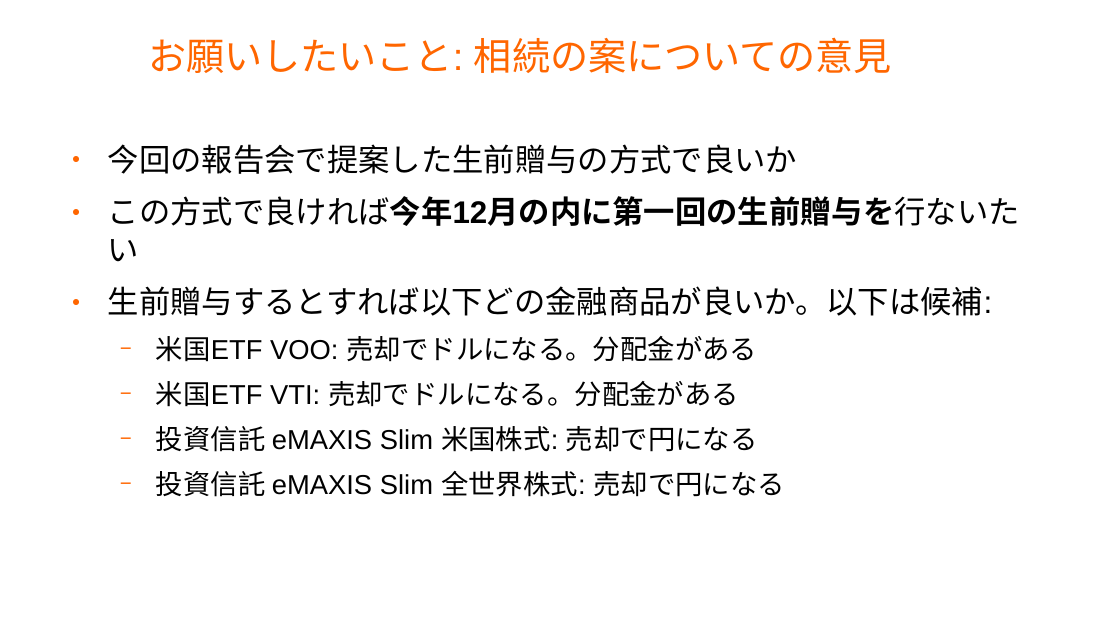
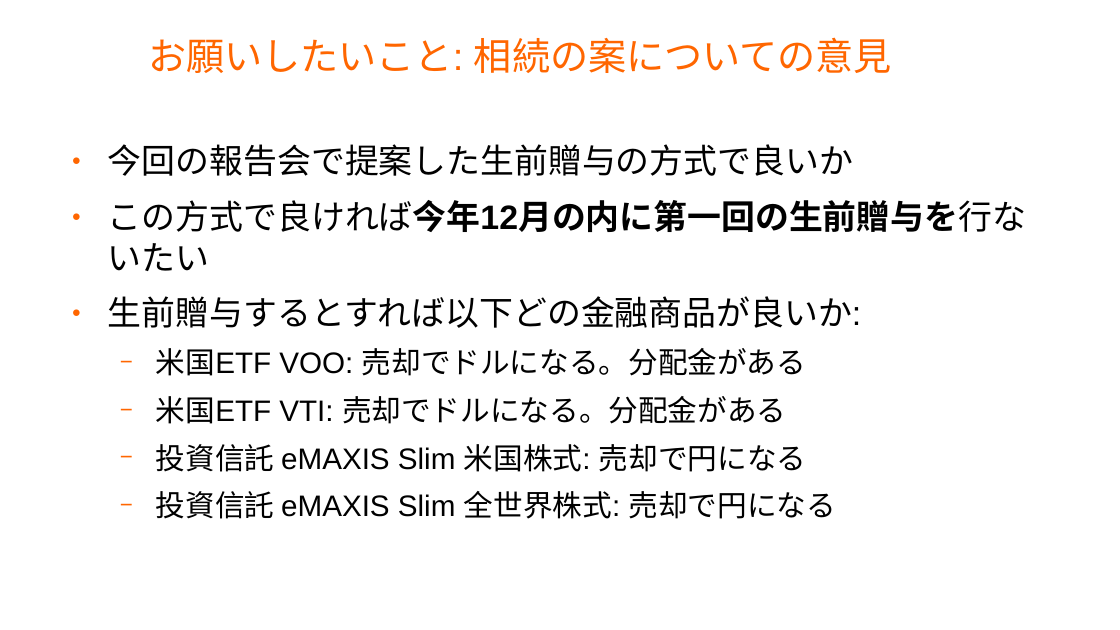
Before and after one commit to master-q/masterq-docs, a slide deck: slide 45 of presentations/20231126-invest_report/20231126-invest_report.odp. Drawn at 1120x630 pixels with LibreOffice and Linux fonts; fonts in the diff are those of the drawing; background and template pictures are left out. Boxes give left, top, right and bottom in pixels: in the first picture for what was removed or moved away, otherwise in the second. Text is boxed around its words. In the diff, an @@ line names an element or a change of style, - is before the commit and + after.

Commit message:
Update

```diff
--- a/presentations/20231126-invest_report/20231126-invest_report.odp
+++ b/presentations/20231126-invest_report/20231126-invest_report.odp
@@ text at box(108, 144, 1026, 519): size 22.2 to 24 pt in "今回の報告会で提案した生前贈与の方式で良いか", "この方式で良ければ今年12月の内に第一回の生前贈与を行ないたい"; size 19.4 to 21 pt in "米国ETF VOO: 売却でドルになる。分配金がある", "米国ETF VTI: 売却でドルになる。分配金がある", "投資信託 eMAXIS Slim 米国株式: 売却で円になる", "投資信託 eMAXIS Slim 全世界株式: 売却で円になる" @@
@@ text at box(108, 296, 861, 328): text changed; size 22.2 to 24 pt @@
-● 生前贈与するとすれば以下どの金融商品が良いか。以下は候補:
+● 生前贈与するとすれば以下どの金融商品が良いか:
```
Also in this commit, not shown: 2 other slides changed.
